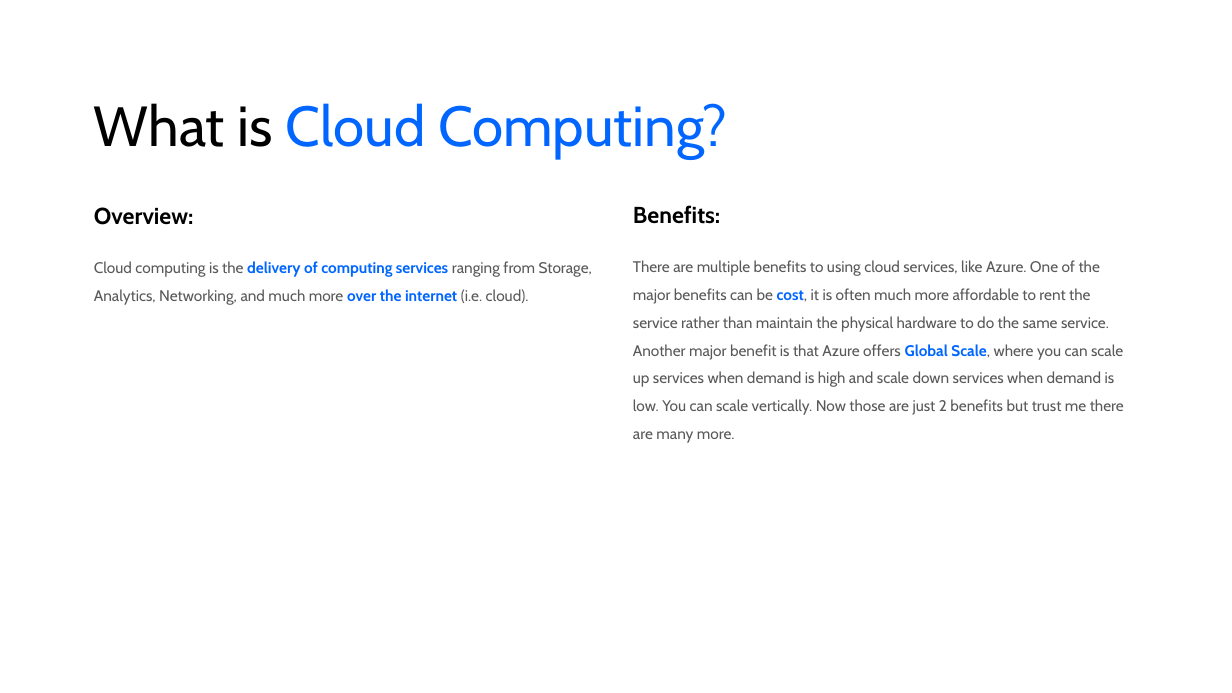
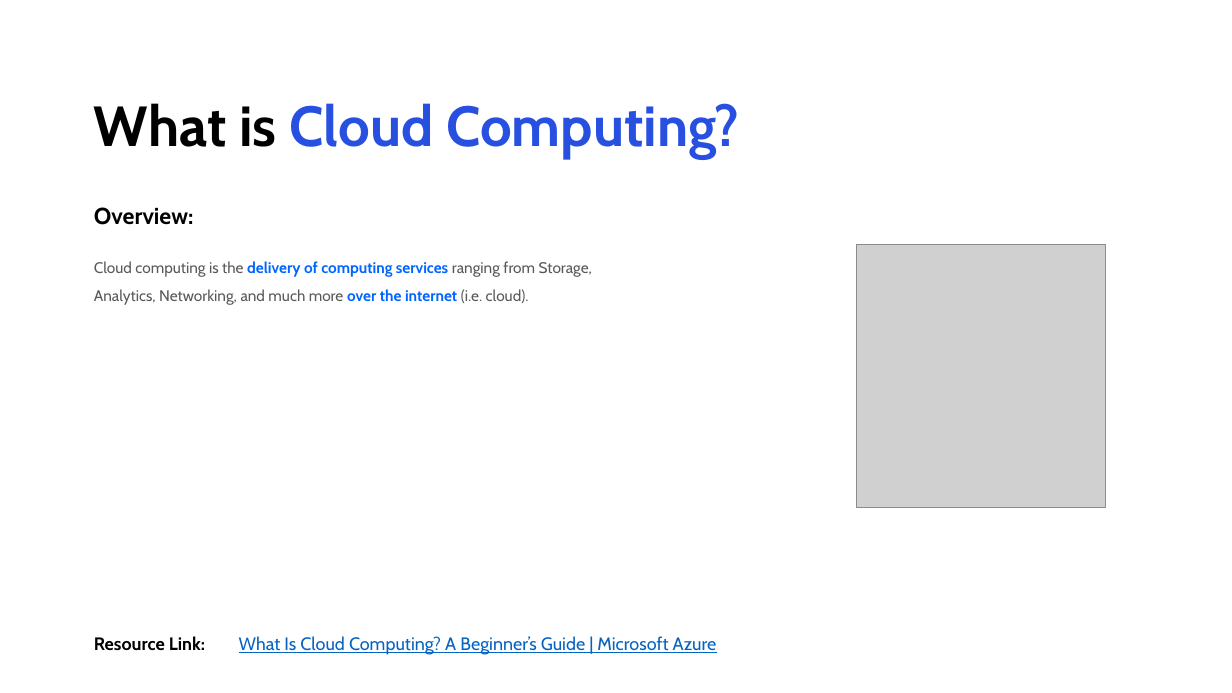
Before and after one commit to areed1192/azure-sql-data-project, a slide deck: slide 2 of samples/resources/Microsoft Azure.pptx. Drawn at 1232x693 pixels with LibreOffice and Linux fonts; fonts in the diff are those of the drawing; grey boxes stand for pictures. Boxes give left, top, right and bottom in pixels: in the first picture for what was removed or moved away, otherwise in the second. Text is boxed around its words. In the diff, an @@ line names an element or a change of style, - is before the commit and + after.

```diff
--- a/samples/resources/Microsoft Azure.pptx
+++ b/samples/resources/Microsoft Azure.pptx
@@ title "What is Cloud Computing?" at [94, 103, 739, 159]: text colour #0066FF to #2850E0 in "Cloud Computing?"; bold on @@
@@ text removed at [633, 205, 720, 224] @@
-Benefits:
@@ text removed at [633, 260, 1124, 443] @@
-There are multiple benefits to using cloud services, like Azure. One of the major benefits can be cost, it is often much more affordable to rent the service rather than maintain the physical hardware to do the same service. Another major benefit is that Azure offers Global Scale, where you can scale up services when demand is high and scale down services when demand is low. You can scale vertically. Now those are just 2 benefits but trust me there are many more.
@@ picture added at [857, 244, 1106, 507] @@
@@ text added at [94, 636, 205, 650], 14 pt, text #000000, bold @@
+Resource Link:
@@ text added at [239, 636, 717, 655], 14 pt, text #0563C1, underline @@
+What Is Cloud Computing? A Beginner’s Guide | Microsoft Azure
```
Also in this commit, not shown: 7 other slides changed, 12 slides added, 9 other files.
